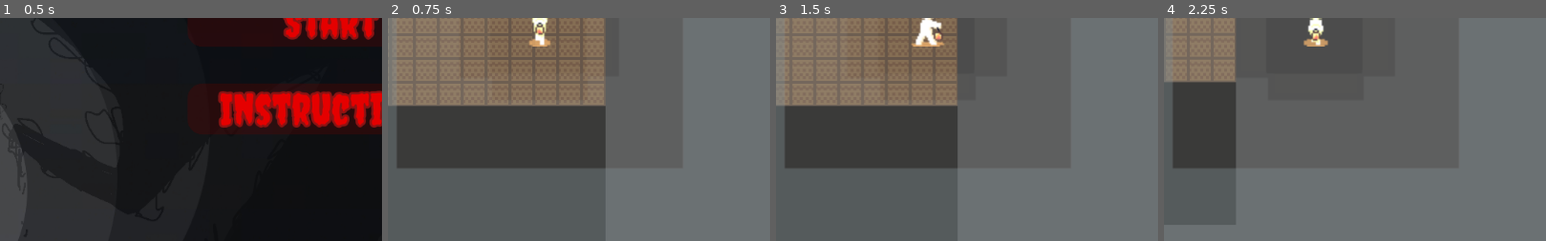
Above: before the commit, frames 1-4 (left to right).
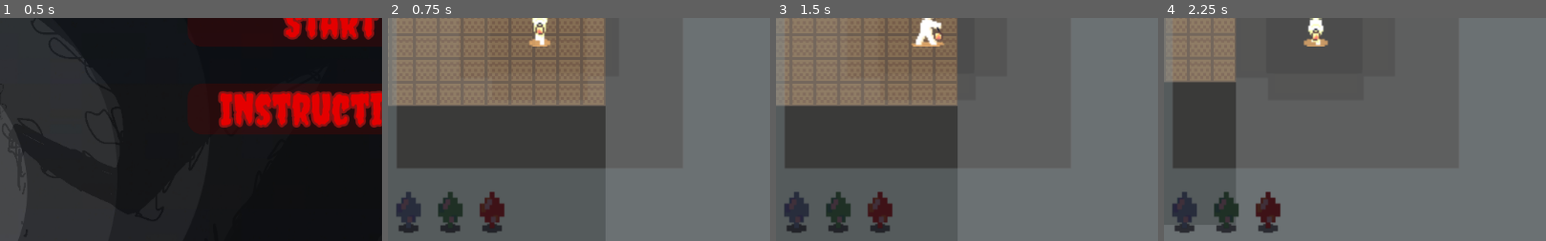
Above: after the commit, the same moments.

Repository: TheRealGecko/Roots
Game: Godot game, scene res://menu.tscn
Same seed, same stepped clock (60 frames per second), same inputs: the game is played once before the commit and once after it. The project has no main scene, so this scene is started directly.
Inputs (mouse positions are % of the whole screen's width and height, from its top left):
- Up to frame 1 (0.5 s): no input
- Up to frame 2 (0.75 s): click "Start" at 0.5 s
- Up to frame 3 (1.5 s): tap Enter at 1.25 s; move the mouse to (72, 45) at 1.27 s; hold Right (right_arrow) from 1.28 s (still down); hold Shift (shift) from 1.28 s (still down)
- Up to frame 4 (2.25 s): move the mouse to (30, 55) at 2.02 s; release Right (right_arrow) at 2.03 s; release Shift (shift) at 2.03 s; hold Down (down_arrow) from 2.03 s (still down); tap Shift (shift) at 2.1 s
The pictures show only the part of the screen within x 30-80%, y 49-99%; the shares and areas given below are measured in that part.

Frame 1 is identical in both runs. In frame 2, 2.4% of the frame differs, in the area x 2-31%, y 77-97%; in frame 3, 2.4%; in frame 4, 2.5%.

Commit message:
gem icons lol

Diff:
--- a/Player.gd
+++ b/Player.gd
@@ -21,6 +21,9 @@
 	speed = 150
 
 	player = self
+	$Bar/Blue.modulate = Color(0.25, 0.2, 0.25)
+	$Bar/Green.modulate = Color(0.25, 0.2, 0.25)
+	$Bar/Red.modulate = Color(0.25, 0.2, 0.25)
 
 
 func _physics_process(delta):
--- a/Player.tscn
+++ b/Player.tscn
@@ -1,8 +1,11 @@
-[gd_scene load_steps=14 format=2]
+[gd_scene load_steps=23 format=2]
 
 [ext_resource path="res://res/Player.png" type="Texture" id=1]
 [ext_resource path="res://Player.gd" type="Script" id=2]
 [ext_resource path="res://res/fog.png" type="Texture" id=3]
+[ext_resource path="res://res/green.png" type="Texture" id=4]
+[ext_resource path="res://res/blue.png" type="Texture" id=5]
+[ext_resource path="res://res/red.png" type="Texture" id=6]
 
 [sub_resource type="AtlasTexture" id=1]
 flags = 4
@@ -75,6 +78,45 @@
 corner_radius_bottom_right = 10
 corner_radius_bottom_left = 10
 
+[sub_resource type="AtlasTexture" id=11]
+flags = 4
+atlas = ExtResource( 5 )
+region = Rect2( 0, 0, 32, 32 )
+
+[sub_resource type="SpriteFrames" id=12]
+animations = [ {
+"frames": [ SubResource( 11 ) ],
+"loop": true,
+"name": "default",
+"speed": 5.0
+} ]
+
+[sub_resource type="AtlasTexture" id=13]
+flags = 4
+atlas = ExtResource( 4 )
+region = Rect2( 0, 0, 32, 32 )
+
+[sub_resource type="SpriteFrames" id=14]
+animations = [ {
+"frames": [ SubResource( 13 ) ],
+"loop": true,
+"name": "default",
+"speed": 5.0
+} ]
+
+[sub_resource type="AtlasTexture" id=15]
+flags = 4
+atlas = ExtResource( 6 )
+region = Rect2( 0, 0, 32, 32 )
+
+[sub_resource type="SpriteFrames" id=16]
+animations = [ {
+"frames": [ SubResource( 15 ) ],
+"loop": true,
+"name": "default",
+"speed": 5.0
+} ]
+
 [node name="Player" type="KinematicBody2D"]
 scale = Vector2( 2, 2 )
 script = ExtResource( 2 )
@@ -115,3 +157,15 @@
 custom_styles/bg = SubResource( 10 )
 value = 100.0
 percent_visible = false
+
+[node name="Blue" type="AnimatedSprite" parent="Bar"]
+position = Vector2( 7.92035, 3.57189 )
+frames = SubResource( 12 )
+
+[node name="Green" type="AnimatedSprite" parent="Bar"]
+position = Vector2( 42.0388, 3.5719 )
+frames = SubResource( 14 )
+
+[node name="Red" type="AnimatedSprite" parent="Bar"]
+position = Vector2( 76.1572, 3.5719 )
+frames = SubResource( 16 )
